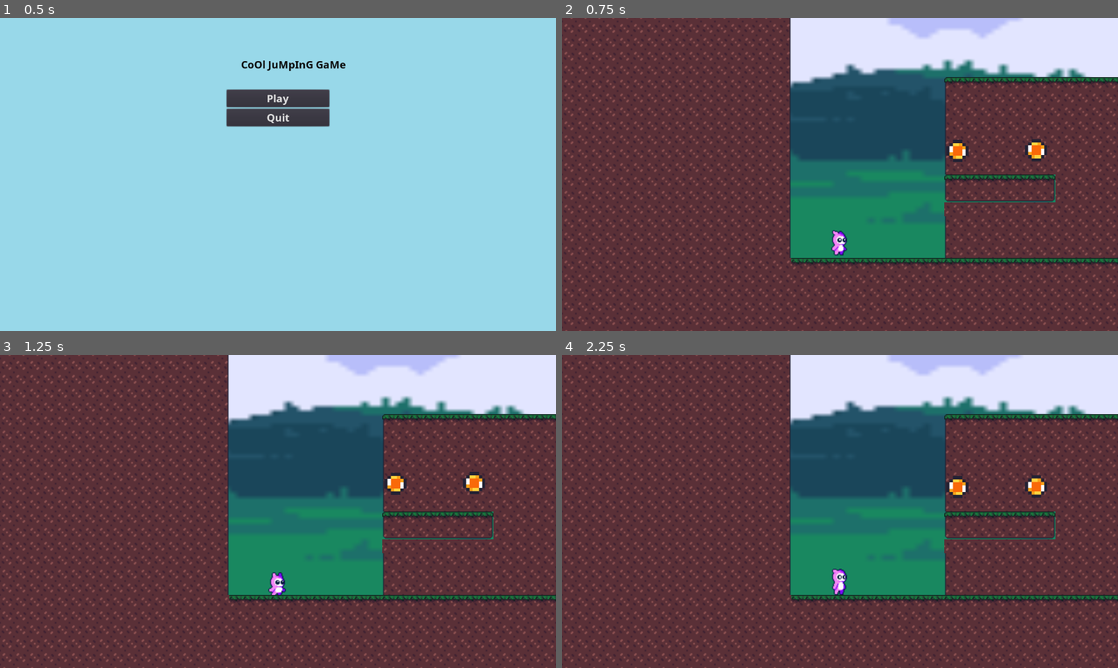
Above: before the commit, frames 1-4 (two rows, left to right).
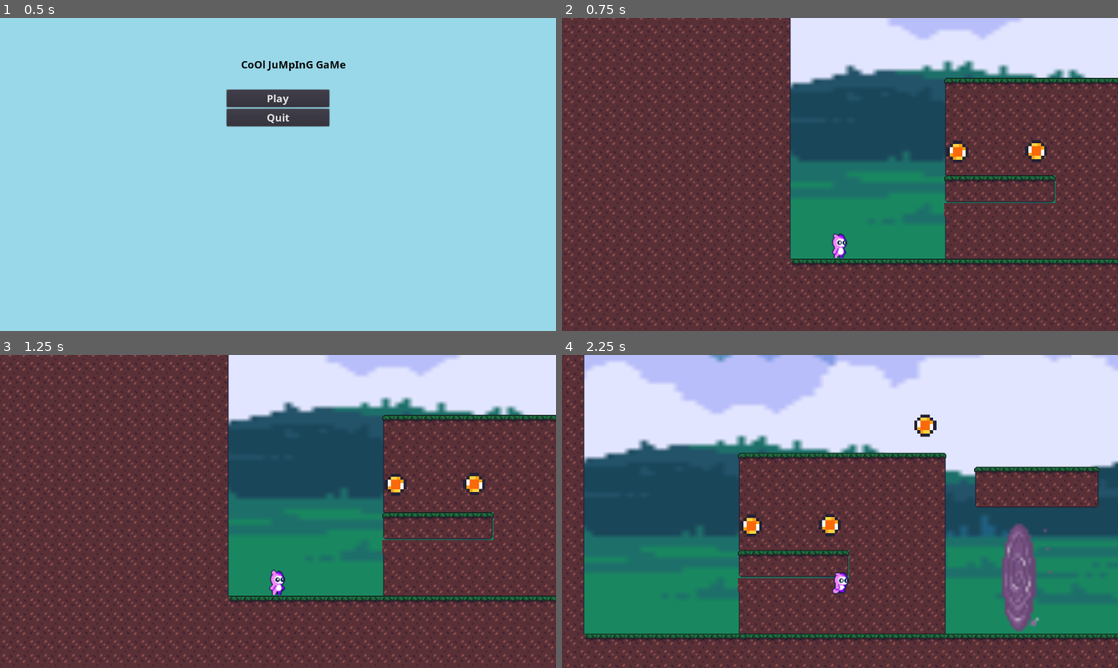
Above: after the commit, the same moments.

Repository: Mertric/2D-Video-game
Game: Godot game, scene res://Screen/MainScreen.tscn
Two runs of this game, one before a commit and one after it. Both use one fixed random seed, a clock stepped at 60 frames per second and the inputs below.
Inputs:
- Up to frame 1 (0.5 s): no input
- Up to frame 2 (0.75 s): click "Play" at 0.5 s
- Up to frame 3 (1.25 s): no input
- Up to frame 4 (2.25 s): hold Space (jump) 1.28-2.03 s; hold D (right) from 1.28 s (still down); tap Space (jump) at 2.1 s

Frame 1 is identical in both runs. In frame 2, 5.6% of the frame differs, in the area x 0-100%, y 0-100%; in frame 3, 5.5%; in frame 4, 73%.
Error before the commit: Parse Error: Expected end of statement after expression, got '$' instead. (res://src/Actors/Player.gd:103)

Commit message:
Add files via upload

Diff:
--- a/2D Platformer/src/Actors/Player.gd
+++ b/2D Platformer/src/Actors/Player.gd
@@ -84,11 +84,16 @@
 	else:
 		$AnimatedSprite.scale.x = -1
 
-	if Input.is_action_pressed("jump"): # and is_on_floor():
+	if Input.is_action_pressed("jump"):
+
+		if is_on_floor():
+			$AnimatedSprite.play("Idle")
+
 		if Input.is_action_just_pressed("right"):
 			facing_right = true
 		elif Input.is_action_just_pressed("left"):
 			facing_right = false
+
 		$AnimatedSprite.play("Jump")
 
 	elif Input.is_action_pressed("right"):
@@ -100,7 +105,11 @@
 		$AnimatedSprite.play("Run")
 
 	else:
-		$AnimatedSprite.play("Idle")	$AnimatedSprite.play("Jump")
+		$AnimatedSprite.play("Idle")
+
+	#if is_on_floor():
+	#	if Input.is_action_just_pressed("jump"):
+	#		$AnimatedSprite.play("Jump")
 
 
 func dead() -> void:
